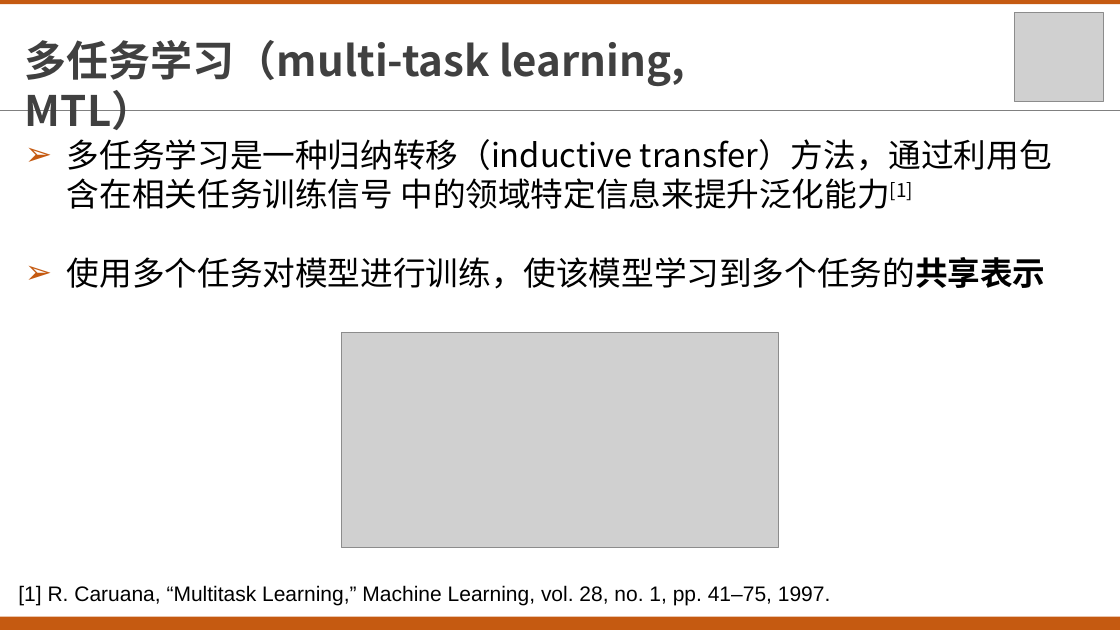
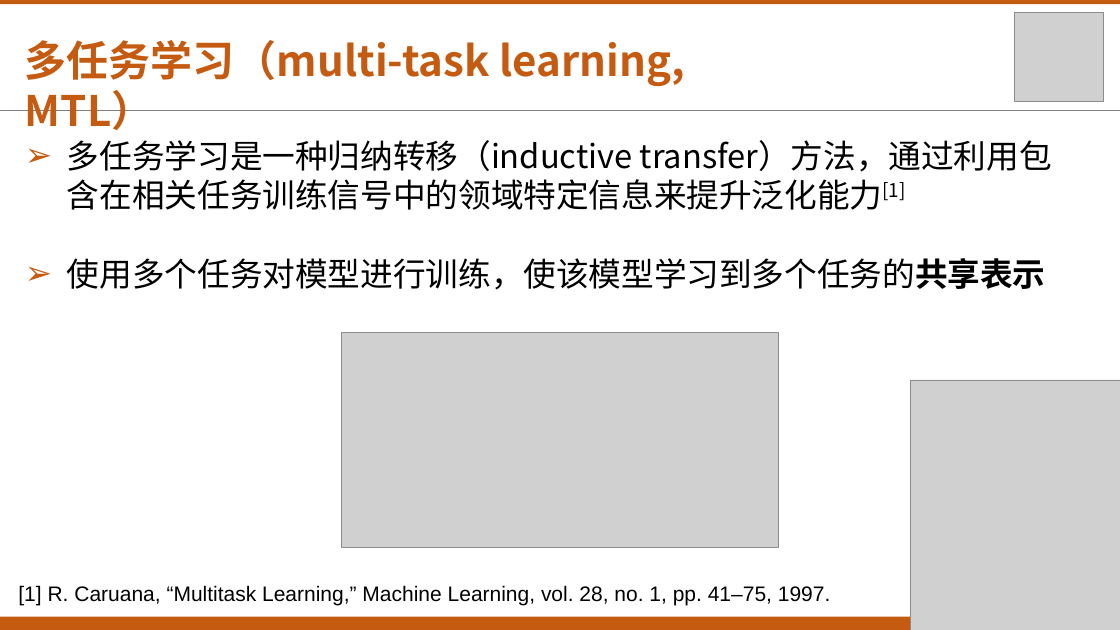
Before and after one commit to txsun1997/Bachelor-Thesis-XDU, a slide deck: slide 7 of materials/毕业设计答辩.pptx. Drawn at 1120x630 pixels with LibreOffice and Linux fonts; fonts in the diff are those of the drawing; grey boxes stand for pictures. Boxes give left, top, right and bottom in pixels: in the first picture for what was removed or moved away, otherwise in the second. Text is boxed around its words. In the diff, an @@ line names an element or a change of style, - is before the commit and + after.

```diff
--- a/materials/毕业设计答辩.pptx
+++ b/materials/毕业设计答辩.pptx
@@ text "多任务学习（multi-task learning, MTL）" at [25, 40, 685, 130]: text colour #404040 to #C55A11 @@
@@ text at [67, 140, 1052, 210]: spaces changed @@
-➢ 多任务学习是一种归纳转移（inductive transfer）方法，通过利用包含在相关任务训练信号 中的领域特定信息来提升泛化能力[1]
+➢ 多任务学习是一种归纳转移（inductive transfer）方法，通过利用包含在相关任务训练信号中的领域特定信息来提升泛化能力[1]
@@ picture added at [911, 380, 1120, 630] @@
```
Also in this commit, not shown: 27 other slides changed, 2 slides added, 1 slide removed, 2 other files.
